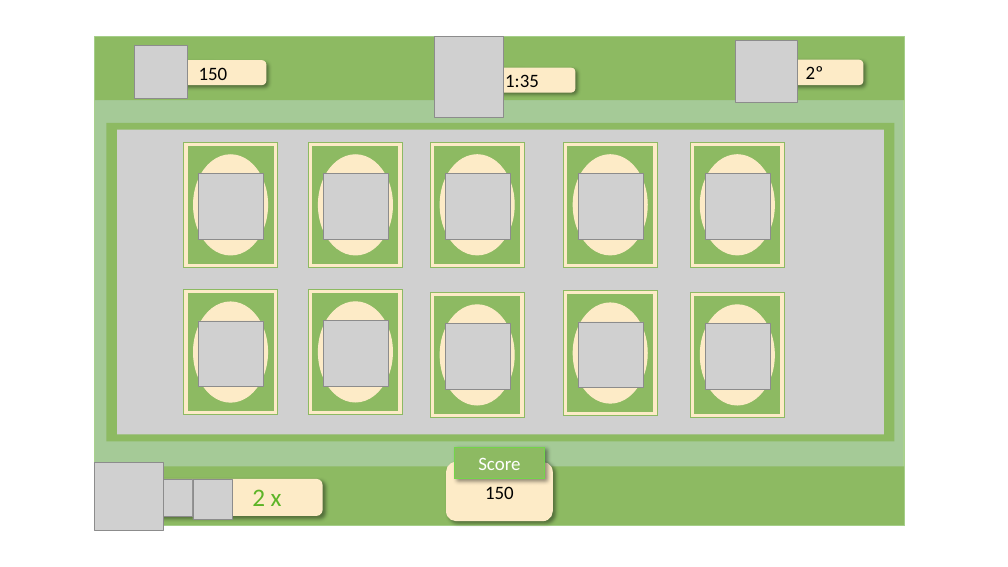
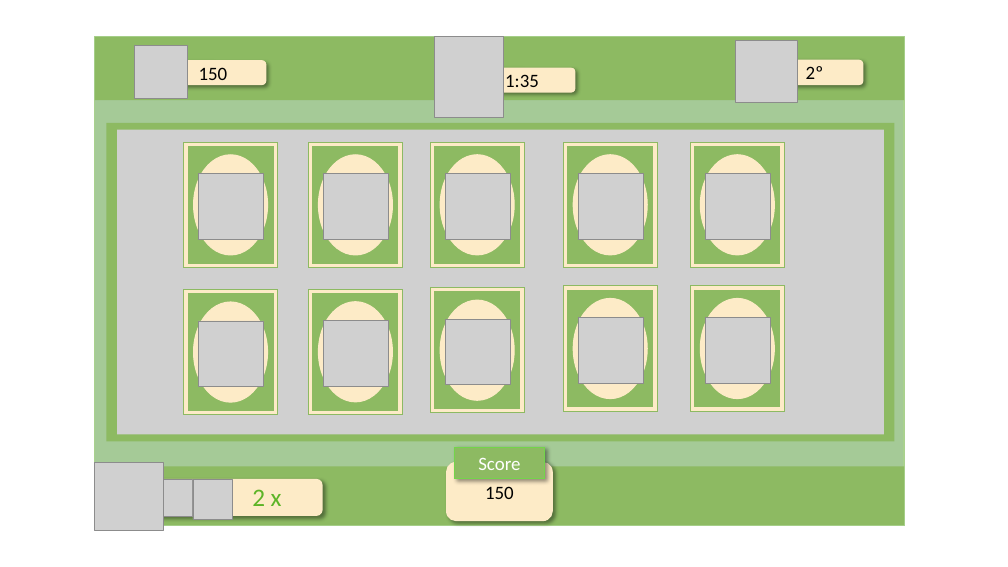
Before and after one commit to NathanReis/FTT-Recicla, a slide deck: slide 28 of DocumentacaoProjeto/Protótipo_Visual.pptx. Drawn at 1008x567 pixels with LibreOffice and Linux fonts; fonts in the diff are those of the drawing; grey boxes stand for pictures. Boxes give left, top, right and bottom in pixels: in the first picture for what was removed or moved away, otherwise in the second. Text is boxed around its words. In the diff, an @@ line names an element or a change of style, - is before the commit and + after.

Commit message:
correção

```diff
--- a/DocumentacaoProjeto/Protótipo_Visual.pptx
+++ b/DocumentacaoProjeto/Protótipo_Visual.pptx
@@ 6 rectangles, 3 pictures, 3 ellipses: place and size @@
-6 rectangles, 3 pictures, 3 ellipses at [430, 290, 784, 418]
+6 rectangles, 3 pictures, 3 ellipses at [430, 286, 784, 413]
```
